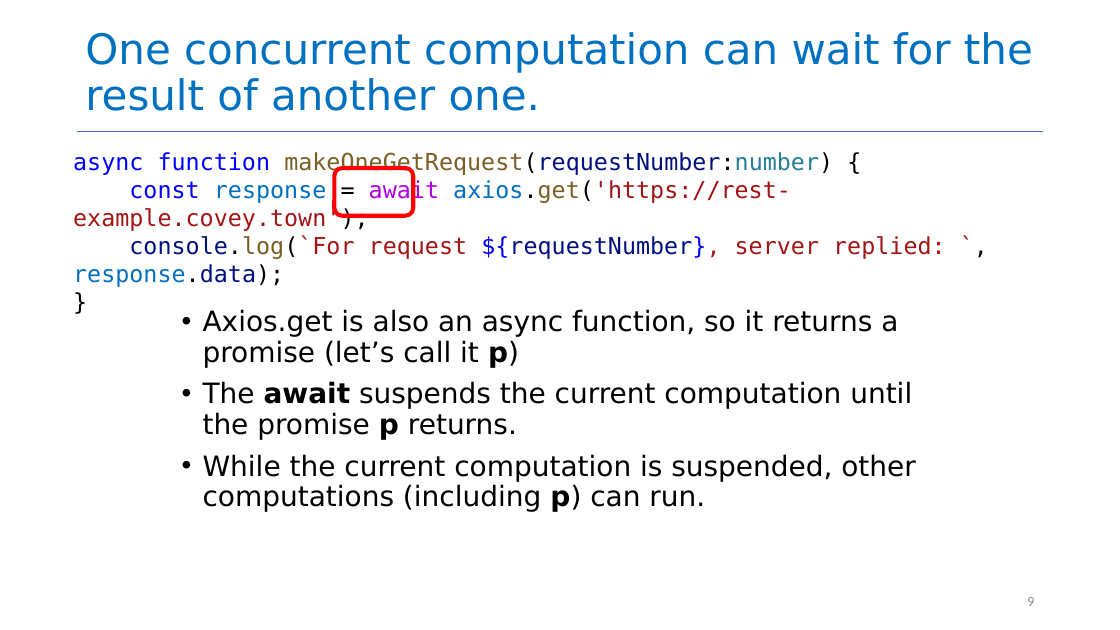
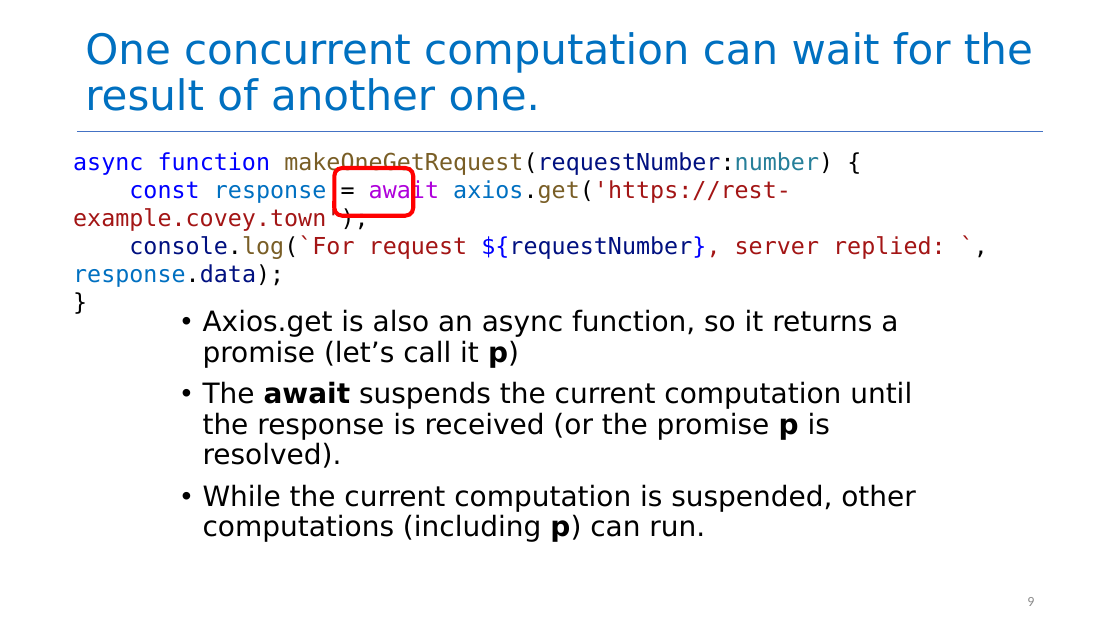
Before and after one commit to neu-se/CS4530-Fall-2023, a slide deck: slide 9 of Slides/Module 05 Concurrency Patterns in Typescript.pptx. Drawn at 1120x630 pixels with LibreOffice and Linux fonts; fonts in the diff are those of the drawing. Boxes give left, top, right and bottom in pixels: in the first picture for what was removed or moved away, otherwise in the second. Text is boxed around its words. In the diff, an @@ line names an element or a change of style, - is before the commit and + after.

Commit message:
updated slides to clarify behavior of await

```diff
--- a/Slides/Module 05 Concurrency Patterns in Typescript.pptx
+++ b/Slides/Module 05 Concurrency Patterns in Typescript.pptx
@@ text at box(203, 381, 912, 468): text changed @@
-• The await suspends the current computation until the promise p returns.
+• The await suspends the current computation until the response is received (or the promise p is resolved).
```
Also in this commit, not shown: 3 other slides changed, 1 other file.
